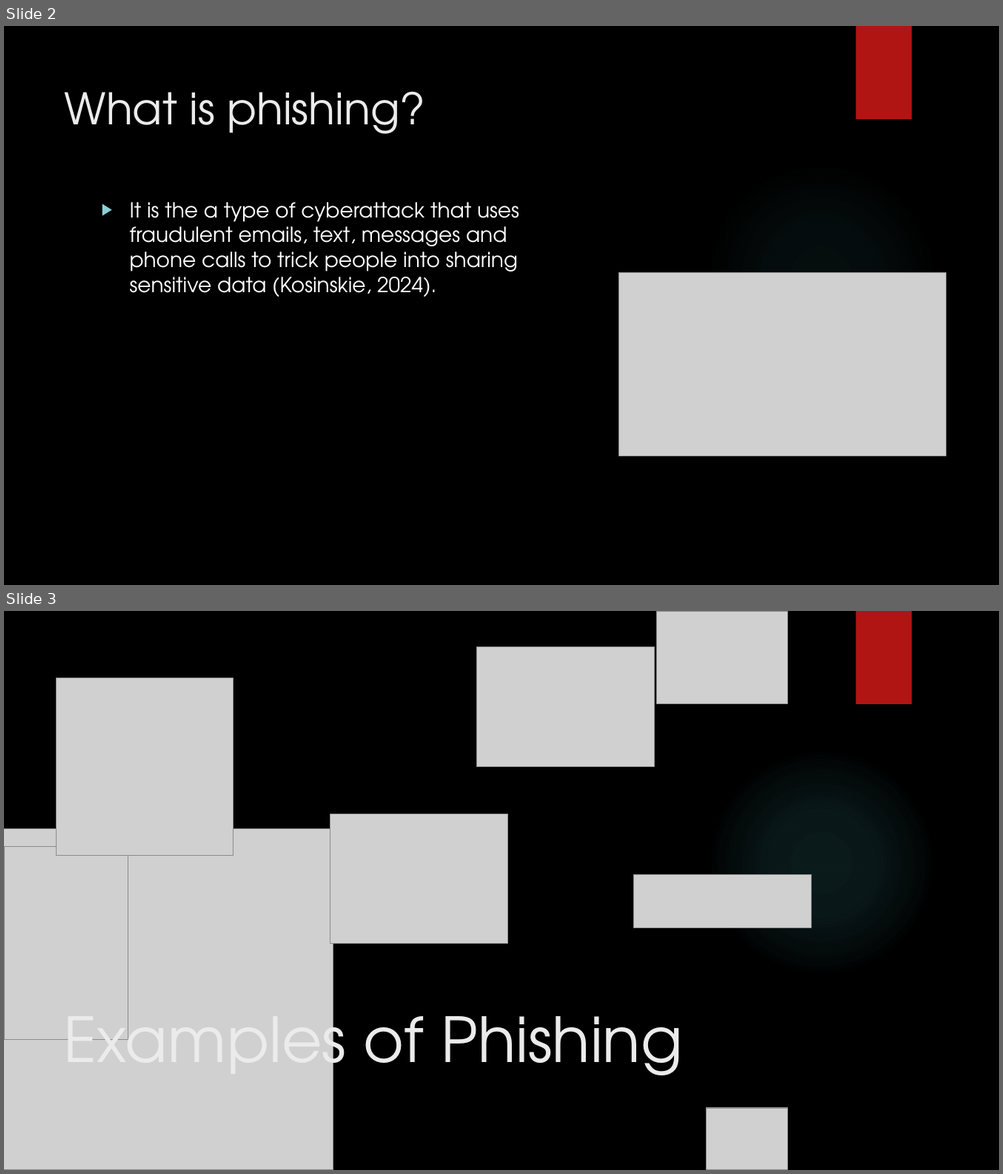
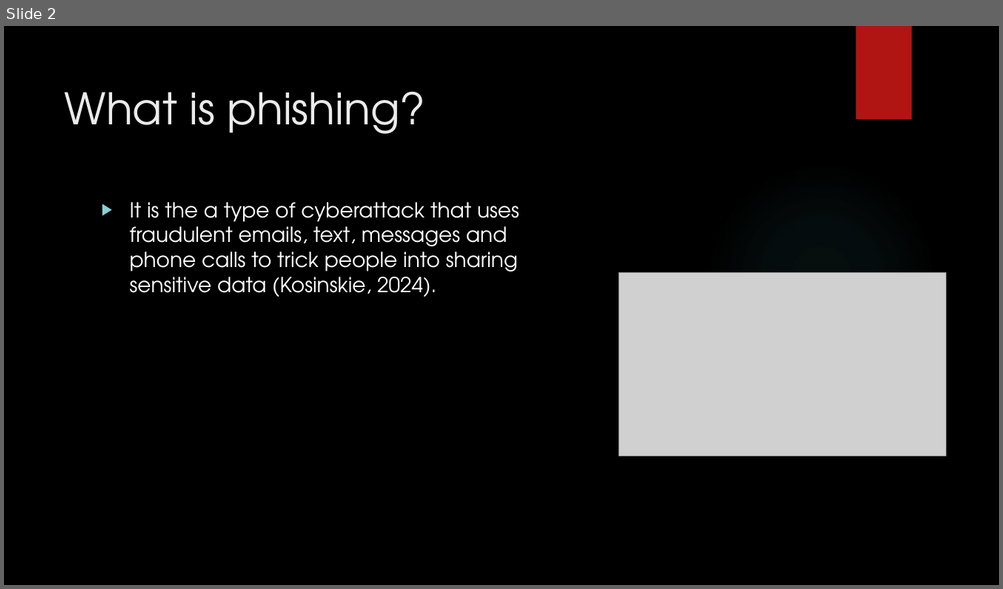
Before and after one commit to leesedy/CodeAlpha_PhishingAwarenessTraining, a slide deck: Presentation_Phishing.pptx. Shown one above the other, each under a label of ours: slides 2 and 3 before the commit, slide 2 after it. The pictures are 1003x1174 and 1003x589 pixels, drawn with LibreOffice and Linux fonts; fonts in the diff are those of the drawing; grey boxes stand for pictures; background and template pictures are left out. Boxes give left, top, right and bottom in pixels: in the first picture for what was removed or moved away, otherwise in the second. Text is boxed around its words. In the diff, an @@ line names an element or a change of style, - is before the commit and + after.

```diff
--- a/Presentation_Phishing.pptx
+++ b/Presentation_Phishing.pptx
@@ slide 3 removed at box(4, 611, 999, 1170), background picture (left out); not listed: 1 template element that a slide beside it also shows @@
@@ picture removed at box(657, 611, 788, 704) @@
@@ rectangle removed at box(855, 611, 911, 704) @@
@@ picture removed at box(476, 647, 654, 767) @@
@@ picture removed at box(56, 678, 233, 856) @@
@@ ellipse removed at box(706, 748, 936, 977) @@
@@ picture removed at box(4, 829, 333, 1170) @@
@@ picture removed at box(330, 814, 508, 944) @@
@@ picture removed at box(4, 847, 128, 1040) @@
@@ picture removed at box(634, 875, 811, 929) @@
@@ title removed at box(63, 997, 682, 1091) @@
-Examples of Phishing
@@ picture removed at box(706, 1109, 788, 1170) @@
```
Also in this commit, not shown: 1 slide changed, 1 slide added.
